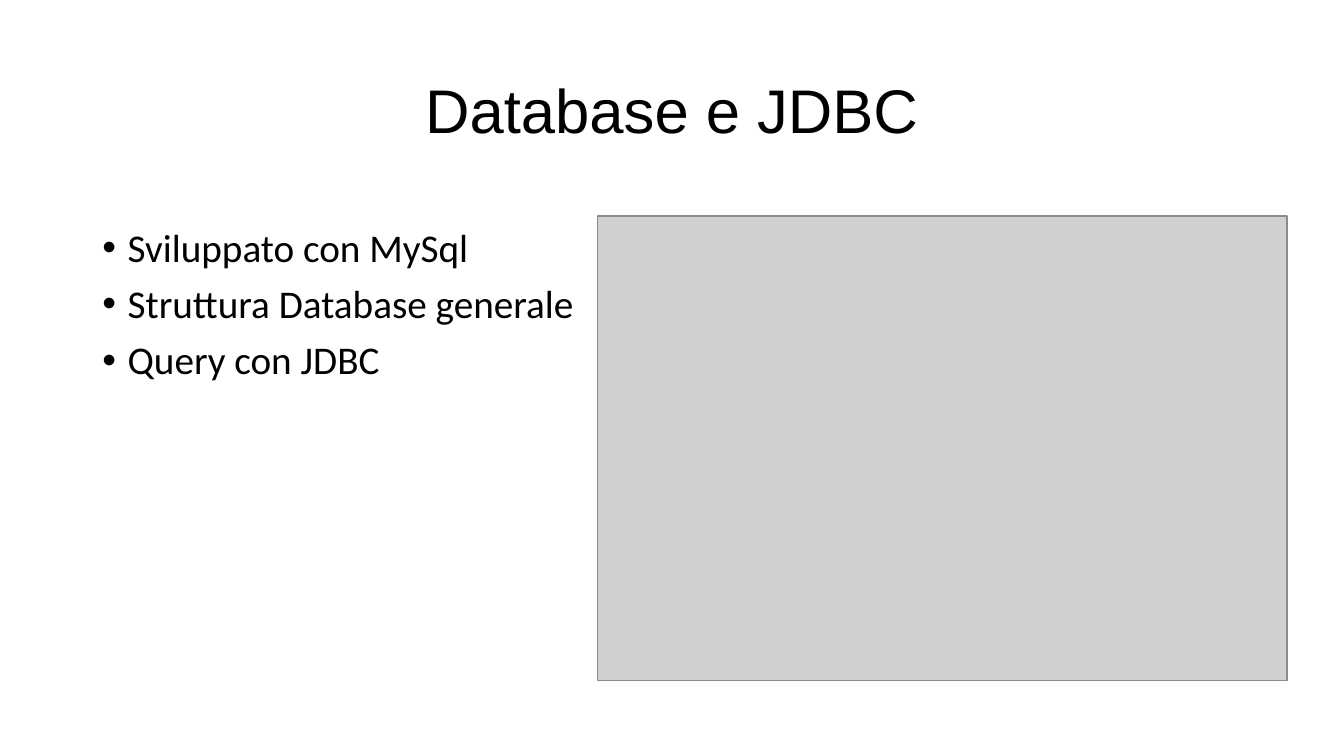
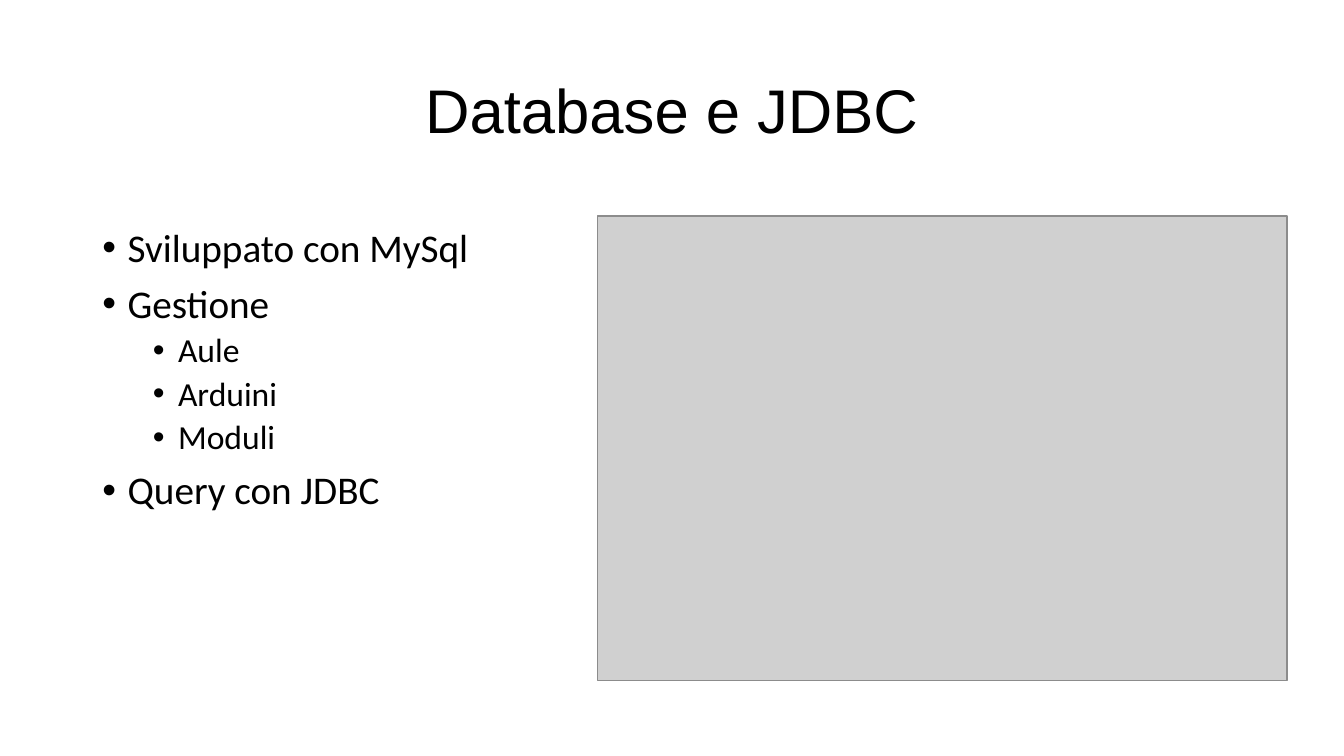
Before and after one commit to giuliobosco/domotics, a slide deck: slide 11 of consegna/Presentazione_ProgettoDomotica_Ruberto_Bosco_Gübli.pptx. Drawn at 1344x756 pixels with LibreOffice and Linux fonts; fonts in the diff are those of the drawing; grey boxes stand for pictures. Boxes give left, top, right and bottom in pixels: in the first picture for what was removed or moved away, otherwise in the second. Text is boxed around its words. In the diff, an @@ line names an element or a change of style, - is before the commit and + after.

```diff
--- a/consegna/Presentazione_ProgettoDomotica_Ruberto_Bosco_Gübli.pptx
+++ b/consegna/Presentazione_ProgettoDomotica_Ruberto_Bosco_Gübli.pptx
@@ text at (128, 291, 277, 450): text changed; size 28 to 24 pt @@
-• Struttura Database generale
+• Gestione
+  • Aule
+  • Arduini
+  • Moduli
```
Also in this commit, not shown: 1 slide removed.
